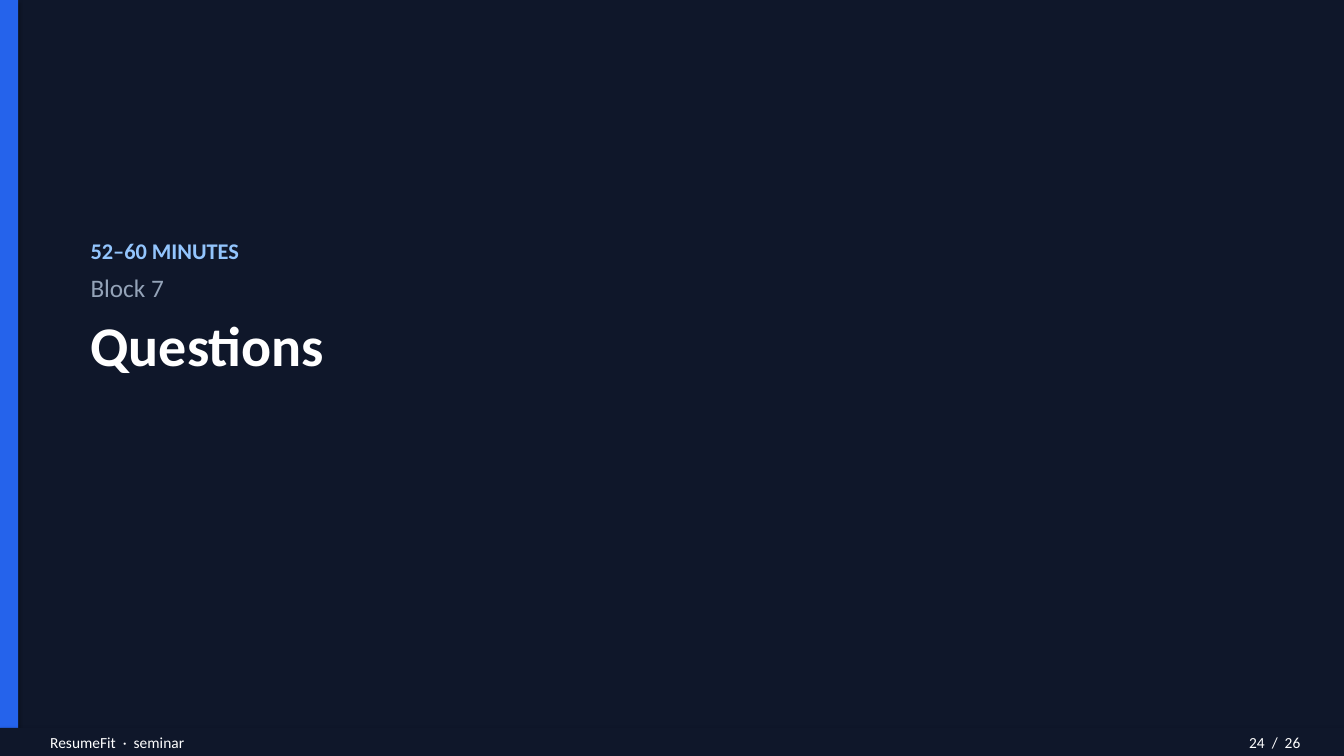
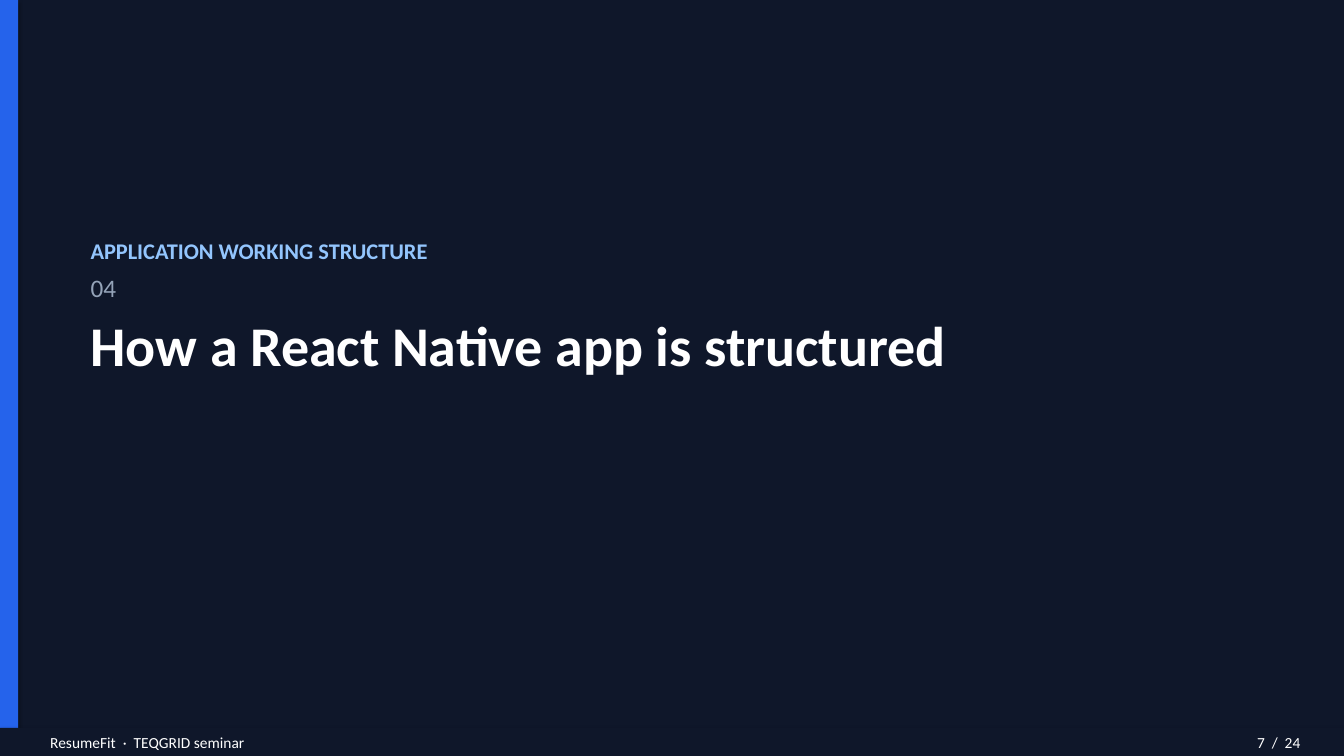
Before and after one commit to Aishwaryaofficial/resume-fit, a slide deck: slide 7 of ResumeFit-Seminar.pptx (slide 24 before the commit). Drawn at 1344x756 pixels with LibreOffice and Linux fonts; fonts in the diff are those of the drawing. Boxes give left, top, right and bottom in pixels: in the first picture for what was removed or moved away, otherwise in the second. Text is boxed around its words. In the diff, an @@ line names an element or a change of style, - is before the commit and + after.

```diff
--- a/ResumeFit-Seminar.pptx
+++ b/ResumeFit-Seminar.pptx
@@ text at [91, 244, 945, 375]: text changed; size 16 to 40 pt; text colour #93C5FD to #FFFFFF @@
-52–60 MINUTES
-Block 7
-Questions
+APPLICATION WORKING STRUCTURE
+04
+How a React Native app is structured
@@ text at [50, 737, 244, 750]: text changed @@
-ResumeFit · seminar
+ResumeFit · TEQGRID seminar
@@ text at [1257, 738, 1301, 748]: text changed @@
-24 / 26
+7 / 24
```
Also in this commit, not shown: 11 other slides changed, 12 slides added, 14 slides removed, 3 other files.
